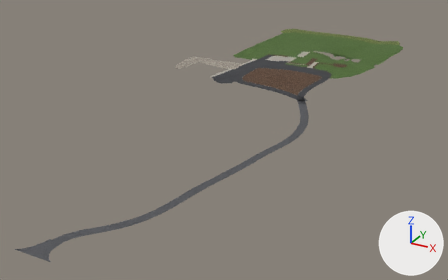
The glTF model assets/surfaces_2025.glb as it was, and as the next commit left it.
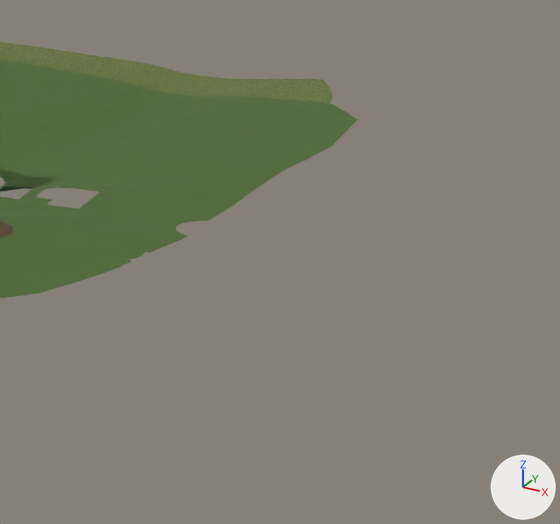
There are two pictures of each version: one whole from a 50 mm lens placed at (98.9, -262.2, 84.2), pointed at (-12.3, -60.1, -16.8), one close up on the part from 77% to 98% of the width and 10% to 41% of the height. The axes (+X, +Y, +Z) are drawn at lower right. The lights are the same throughout. The last two pictures show the newer version.

In view in the first close-up: 'rear_meadow_strip', 'site_lawn_1', 'site_lawn_2', 'site_lawn_3', 'site_lawn_4', 'site_tree_ring_2' and 5 more.
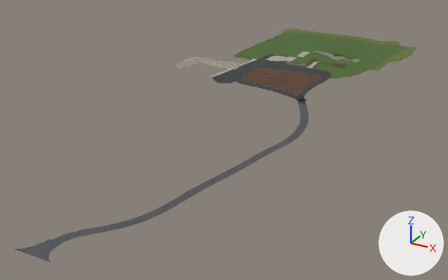
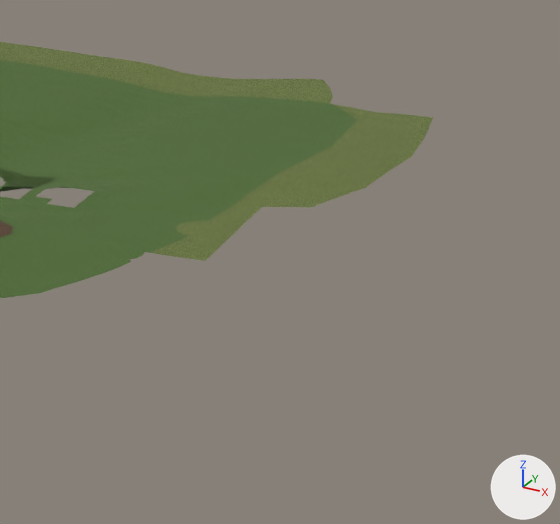
What the commit changed:
Mesh me_sides_east_meadow_edge is new.
It has 533 vertices, 803 faces and spans x 25.0..36.5, y 10.0..60.9, z -1.0..-0.2.
It uses material mat_meadow (picture img_image_7).
Object 'sides_east_meadow_edge' (ob_sides_east_meadow_edge) is new; it shows me_sides_east_meadow_edge.
Its location is (0.0, 0.0, 0.0).

Changed parts and their boxes (x1, y1, x2, y2) in the close-ups (560 x 524 px):
'sides_east_meadow_edge', added (green): after (150, 104, 433, 261)
